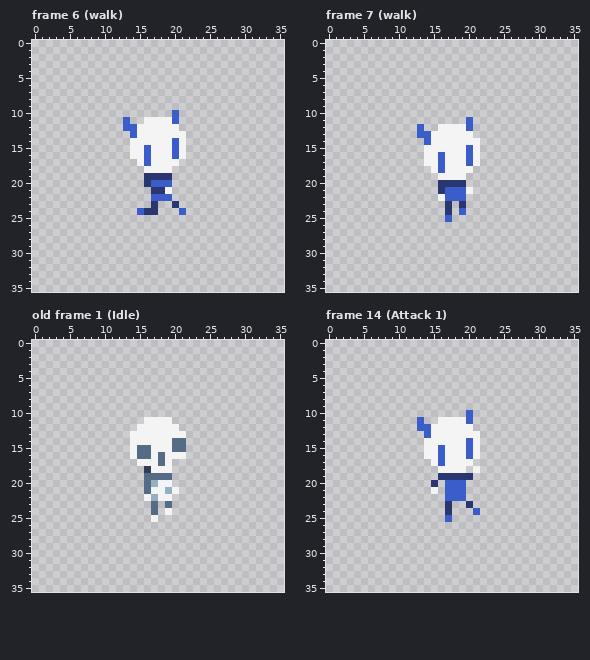
Pixel-art file -- Artwork/TinyDemon-Skeleton.aseprite. The picture above is the old version.
36x36 pixels, 50 frames. Shown: frame 6 (walk), frame 7 (walk), old frame 1 (Idle), frame 14 (Attack 1). The commit also changed other frames, which this record leaves out.
After the commit:
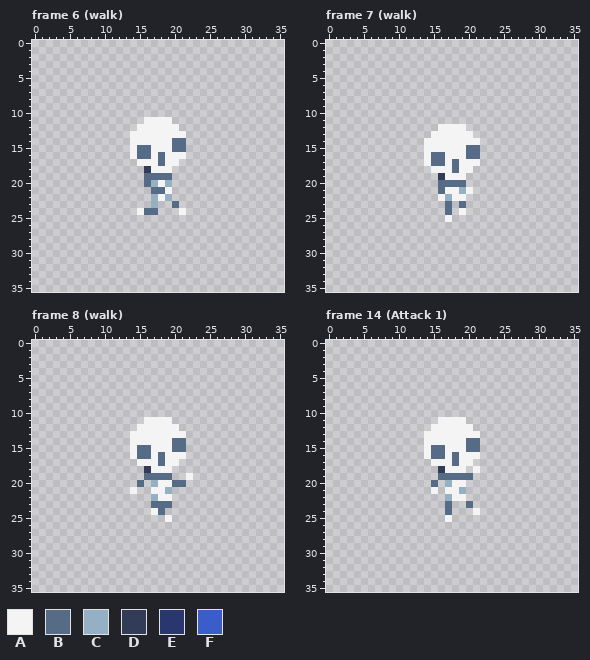
Palette (. is transparent): A #f4f4f4  B #566c86  C #94b0c2  D #333c57  E #29366f  F #3b5dc9
A new or re-ordered frame is compared with the old frame closest to it.
Commit message: Add skeleton encounters and item authoring (0.2.78)
From old to new:
frames re-ordered
Frame 6 (walk), layer "Demon":
Colour F gives way to colour A in row 13 at x 14; in row 16 at x 20; in row 17 at x 16; in row 20 at x 18; in row 22 at x 18; in row 24 at x 15 and 21.
Colour A gives way to colour B in row 14 at x 21; in row 15 at x 15 and 21; in row 16 at x 15 and 18; in row 17 at x 18.
Colour E gives way to colour B in row 19 at x 16 to 19; in row 20 at x 16; in row 21 at x 17 to 18; in row 23 at x 20; in row 24 at x 16 to 17.
Colour F gives way to colour B in row 14 at x 20; in row 15 at x 16 and 20; in row 16 at x 16.
Colour E gives way to colour C in row 23 at x 17.
Colour F gives way to colour C in row 20 at x 17 and 19; in row 22 at x 17 and 19.
Colour A gives way to colour D in row 18 at x 16.
The author cleared colour F in row 10 at x 20; in row 11 at x 13 and 20; in row 12 at x 13 to 14.
Frame 7 (walk), layer "Demon":
Colour F gives way to colour A in row 14 at x 14; in row 17 at x 20; in row 18 at x 16; in row 21 at x 17 to 18; in row 22 at x 18 to 19; in row 24 at x 19.
Colour F gives way to colour A in row 25 at x 17.
Colour A gives way to colour B in row 15 at x 21; in row 16 at x 15 and 21; in row 17 at x 15 and 18; in row 18 at x 18.
Colour E gives way to colour B in row 20 at x 16 to 19; in row 21 at x 16; in row 23 at x 17 and 19; in row 24 at x 17.
Colour F gives way to colour B in row 15 at x 20; in row 16 at x 16 and 20; in row 17 at x 16.
Colour F gives way to colour C in row 21 at x 19; in row 22 at x 17.
Colour A gives way to colour D in row 19 at x 16.
The author cleared colour F in row 11 at x 20; in row 12 at x 13 and 20; in row 13 at x 13 to 14.
Frame 8 (walk) against old frame 1 (Idle), layer "Demon":
The edit adds colour A in row 17 at x 20; in row 19 at x 22; in row 21 at x 14; in row 25 at x 19.
Colour B gives way to colour A in row 24 at x 17.
The edit adds colour B in row 20 at x 15 and 20 to 21; in rows 23 to 24 at x 18.
The author cleared colour A in row 21 at x 20; in row 22 at x 16; in row 24 at x 19; in row 25 at x 17.
The author cleared colour B in rows 20 to 21 at x 16.
Frame 14 (Attack 1), layer "Demon":
Colour F gives way to colour A in row 13 at x 14; in row 16 at x 20; in row 17 at x 16; in row 20 at x 18 to 19; in row 21 at x 17 to 18; in row 22 at x 18 to 19.
Colour F gives way to colour A in row 24 at x 21; in row 25 at x 17.
Colour A gives way to colour B in row 14 at x 21; in row 15 at x 15 and 21; in row 16 at x 15 and 18; in row 17 at x 18.
Colour E gives way to colour B in row 19 at x 16 to 20; in row 20 at x 15; in row 23 at x 17 and 20; in row 24 at x 17.
Colour F gives way to colour B in row 14 at x 20; in row 15 at x 16 and 20; in row 16 at x 16.
Colour F gives way to colour C in row 20 at x 17; in row 21 at x 19; in row 22 at x 17.
Colour A gives way to colour D in row 18 at x 16.
The author cleared colour F in row 10 at x 20; in row 11 at x 13 and 20; in row 12 at x 13 to 14.
Pixel boxes of the changes (left, top, right, bottom) in both pictures:
changed: (123, 110, 186, 215)
changed: (417, 117, 480, 222)
changed: (130, 459, 193, 522)
changed: (417, 410, 480, 522)
